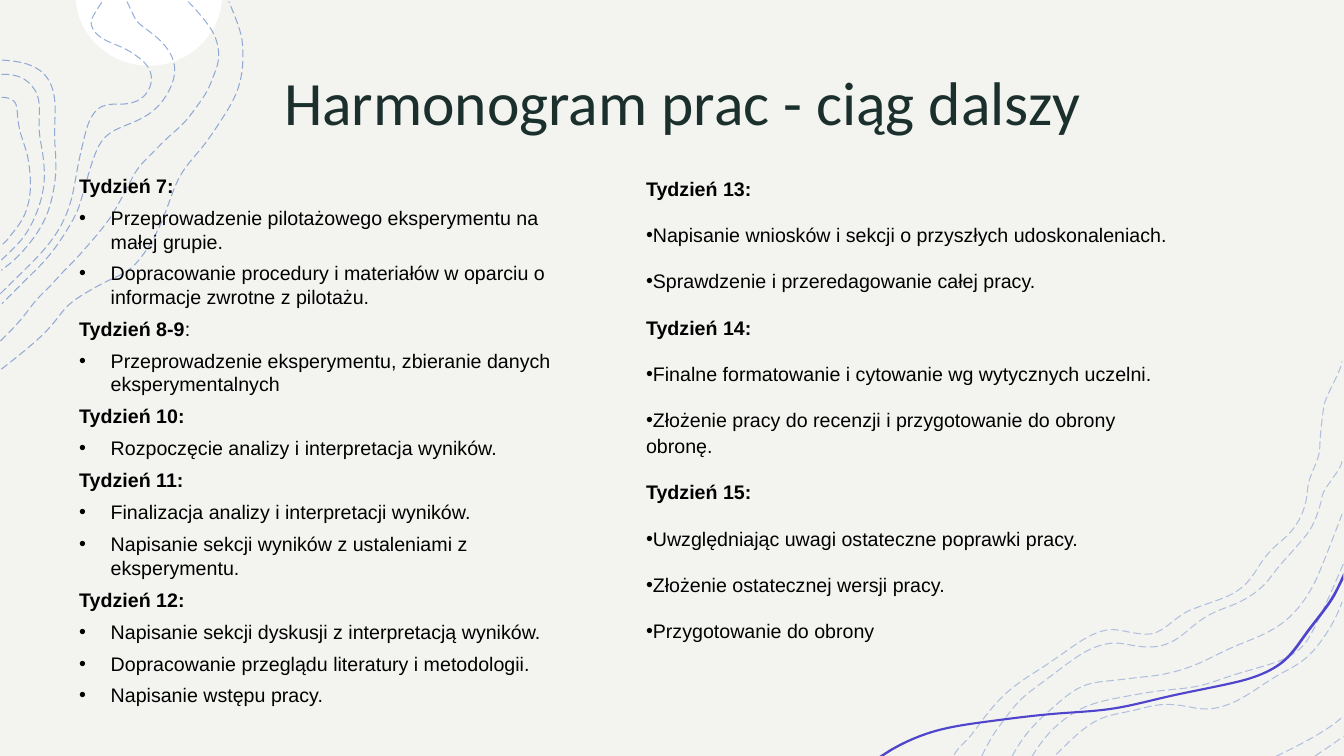
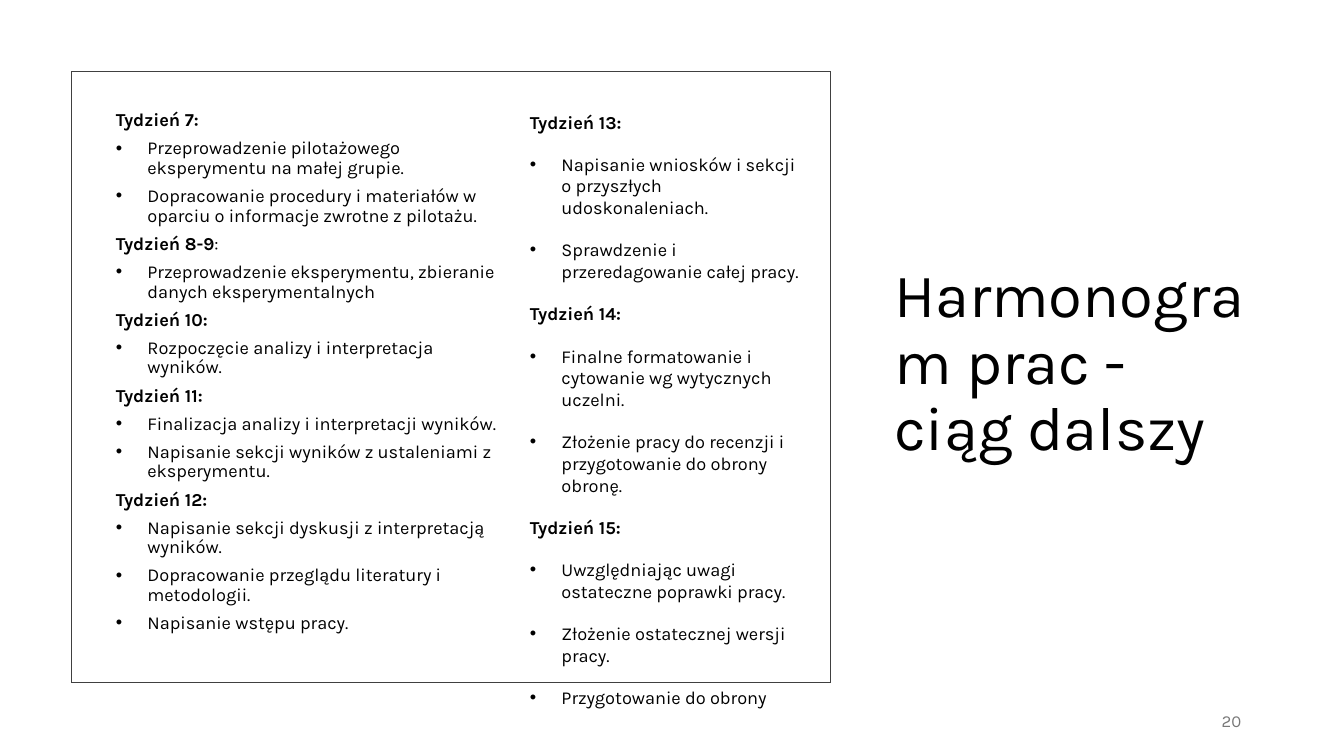
Before and after one commit to KyattPL/masters-backup, a slide deck: slide 20 of Seminarium Dyplomowe/Seminarium dyplomowe - prezka 1.pptx (slide 14 before the commit). Drawn at 1344x756 pixels with LibreOffice and Linux fonts; fonts in the diff are those of the drawing. Boxes give left, top, right and bottom in pixels: in the first picture for what was removed or moved away, otherwise in the second. Text is boxed around its words. In the diff, an @@ line names an element or a change of style, - is before the commit and + after.

```diff
--- a/Seminarium Dyplomowe/Seminarium dyplomowe - prezka 1.pptx
+++ b/Seminarium Dyplomowe/Seminarium dyplomowe - prezka 1.pptx
@@ rectangle removed at (x1=0, y1=0, x2=1344, y2=756) @@
@@ rectangle removed at (x1=0, y1=0, x2=1344, y2=756) @@
@@ freeform shape removed at (x1=1, y1=2, x2=219, y2=341) @@
@@ freeform shape removed at (x1=1, y1=2, x2=152, y2=293) @@
@@ freeform shape removed at (x1=77, y1=0, x2=223, y2=66) @@
@@ freeform shape removed at (x1=1, y1=75, x2=44, y2=261) @@
@@ rectangle added at (x1=71, y1=71, x2=831, y2=683), fill #FFFFFF, outline #404040 0.5 pt @@
@@ title "Harmonogram prac - ciąg dalszy" moved from (x1=284, y1=82, x2=1080, y2=136) to (x1=894, y1=354, x2=1205, y2=465) @@
@@ title "Harmonogram prac - ciąg dalszy" at (x1=894, y1=354, x2=1205, y2=465): font Calibri to Karla, text colour #1B302C to #000000; alignment centre to left; line spacing 1 to 0.9 @@
@@ group removed at (x1=1, y1=0, x2=244, y2=369): 8 freeform shapes @@
@@ text "Tydzień 7:" moved from (x1=79, y1=178, x2=550, y2=706) to (x1=116, y1=111, x2=496, y2=634) @@
@@ text "Tydzień 7:" at (x1=116, y1=111, x2=496, y2=634): size 14 to 13 pt, font Arial to Karla; line spacing 1 to 0.9 @@
@@ text "Tydzień 13:" moved from (x1=646, y1=181, x2=1167, y2=642) to (x1=530, y1=114, x2=798, y2=645) @@
@@ text "Tydzień 13:" at (x1=530, y1=114, x2=798, y2=645): size 14 to 12.9 pt, font Arial to Karla; line spacing 1.1 to 1; indent changed @@
@@ group removed at (x1=977, y1=462, x2=1339, y2=756): 5 freeform shapes @@
@@ freeform shape removed at (x1=879, y1=573, x2=1344, y2=756) @@
@@ group removed at (x1=879, y1=362, x2=1344, y2=756): 8 freeform shapes @@
@@ freeform shape removed at (x1=1151, y1=681, x2=1315, y2=755) @@
@@ page number added at (x1=1222, y1=716, x2=1242, y2=727), 12 pt, text #797979 @@
+20
```
Also in this commit, not shown: 6 other slides changed, 15 slides added, 9 slides removed.
